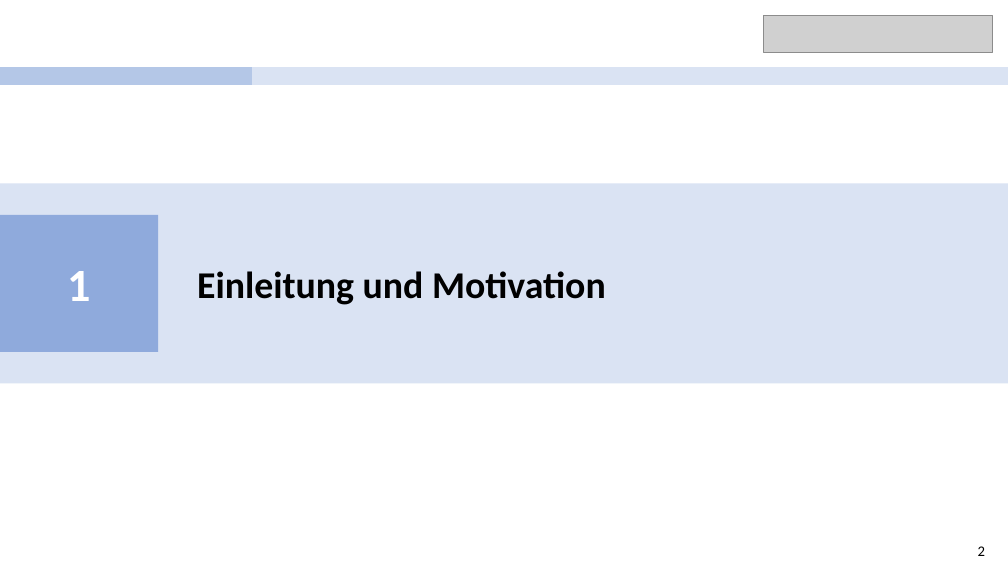
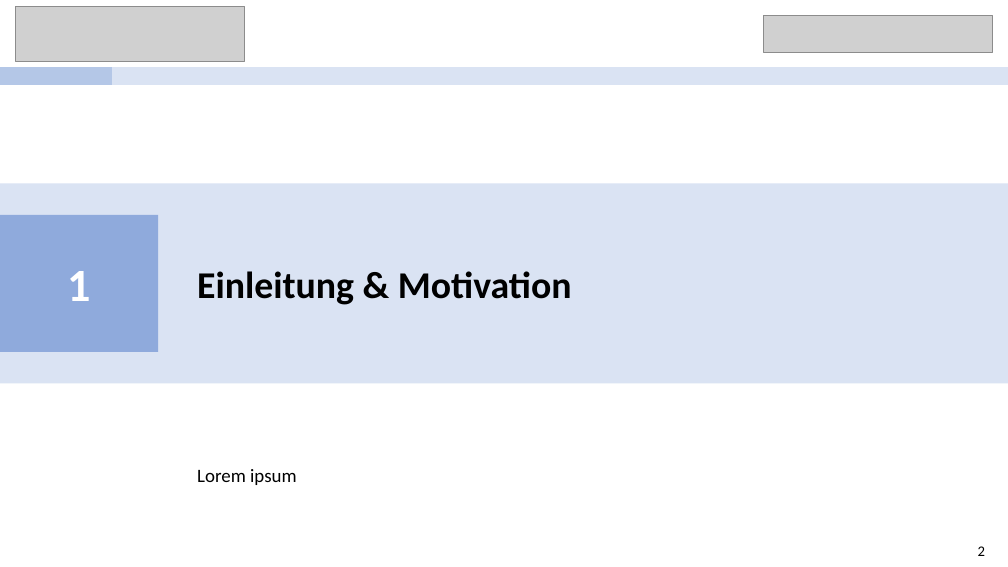
Before and after one commit to stefanstrueder/MA_Strueder, a slide deck: slide 3 of Dokumente/Abschlusspräsentation/Abschlusspräsentation.pptx (slide 2 before the commit). Drawn at 1008x567 pixels with LibreOffice and Linux fonts; fonts in the diff are those of the drawing; grey boxes stand for pictures. Boxes give left, top, right and bottom in pixels: in the first picture for what was removed or moved away, otherwise in the second. Text is boxed around its words. In the diff, an @@ line names an element or a change of style, - is before the commit and + after.

```diff
--- a/Dokumente/Abschlusspräsentation/Abschlusspräsentation.pptx
+++ b/Dokumente/Abschlusspräsentation/Abschlusspräsentation.pptx
@@ picture added at (16,6,245,60) @@
@@ table at (0,67,1007,85) @@
+column 8: 
+column 9: 
@@ text at (197,271,572,305): text changed @@
-Einleitung und Motivation
+Einleitung & Motivation
@@ text added at (197,469,297,485), 18 pt, text #000000 @@
+Lorem ipsum
```
Also in this commit, not shown: 9 other slides changed, 14 slides added, 2 slides removed, 29 other files.
